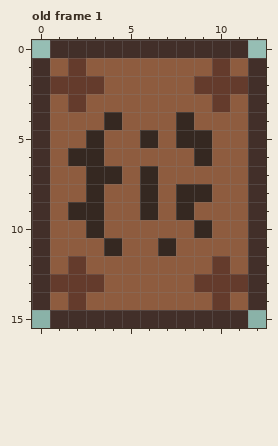
Edited in one commit: pixel-art file (assets/02_architecture/01_genericPieces/04_props/leather.aseprite). That is the earlier state.
16x16 pixels, 1 frame. Shown: old frame 1. The old version is drawn lined up with the new one, on the new canvas. The commit also changed other frames, which this record leaves out.
Once edited:
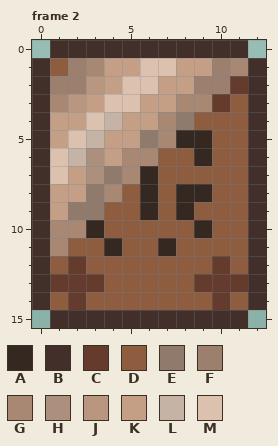
Palette (. is transparent): A #352821  B #422f29  C #643b2c  D #8e5c3f  E #907a6b  F #9d7f6e  G #a88873  H #ac907d  J #b99680  K #c49f85  L #c5b3a6  M #ddc1af
A new or re-ordered frame is compared with the old frame closest to it.
What changed:
canvas 16x16 -> 13x16, the old top-left corner now at -2,0 (the part of the old canvas that was cut away was empty and is not shown)
frames 1 -> 12
--- frame 2 is new; against old frame 1
@@ x 0..12 @@
  0 .BBBBBBBBBBB.
- 1 BDCDDDDDDDCDB
- 2 BCCCDDDDDCCCB
- 3 BDCDDDDDDDCDB
- 4 BDDDADDDADDDB
- 5 BDDADDADAADDB
- 6 BDAADDDDDADDB
- 7 BDDAADADDDDDB
- 8 BDDADDADAADDB
- 9 BDAADDADADDDB
-10 BDDADDDDDADDB
-11 BDDDADDADDDDB
+ 1 BDFGKKMMKKFGB
+ 2 BFFJKMMKKFFCB
+ 3 BGJKMMKKGGCDB
+ 4 BKKMLKKGEDDDB
+ 5 BKMLKKEGAADDB
+ 6 BMLHKGGDDADDB
+ 7 BMKHEGADDDDDB
+ 8 BKKEGDADAADDB
+ 9 BKEEDDADADDDB
+10 BGGADDDDDADDB
+11 BGDDADDADDDDB
 12 BDCDDDDDDDCDB
Changed places in both pictures, as pixel boxes (x1, y1, x2, y2):
changed: (50, 58, 248, 256)
